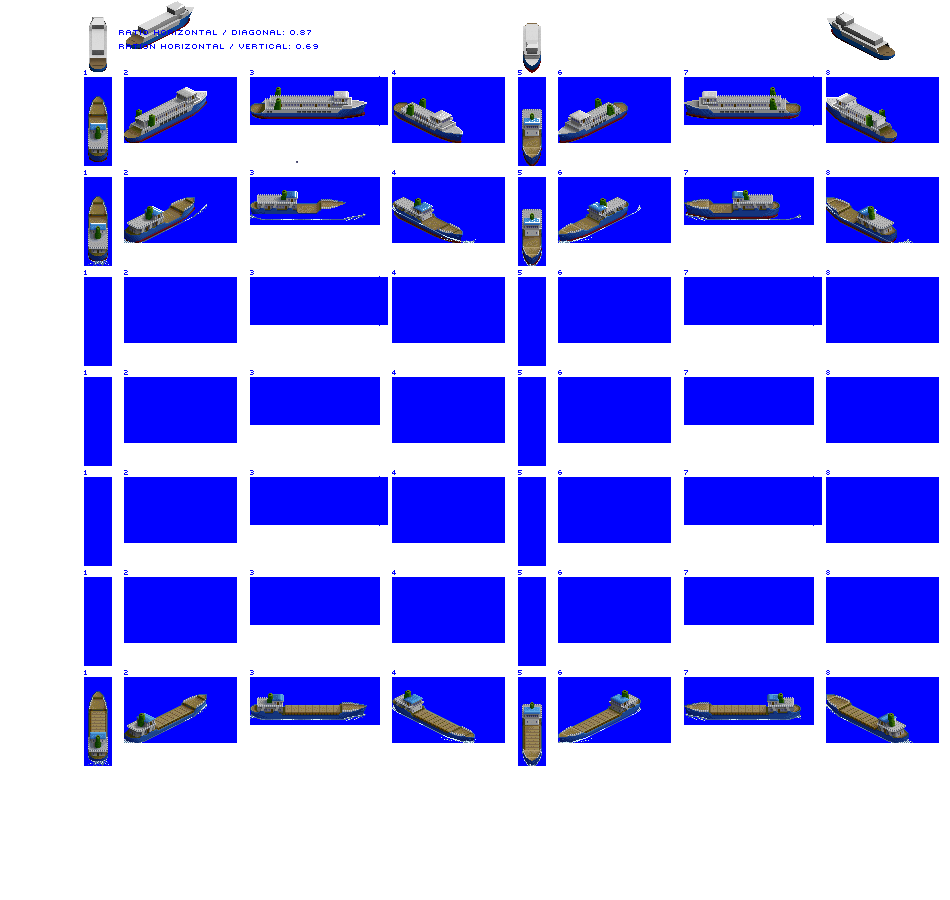
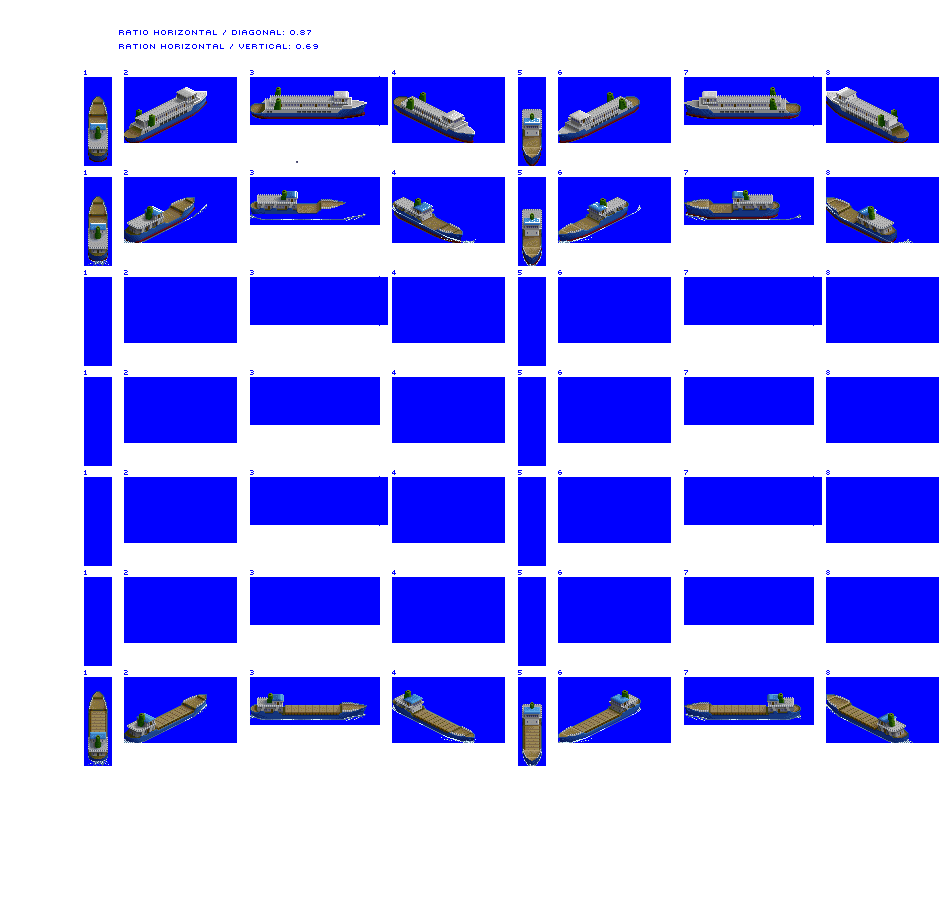
Layers edited between the first and the second 950px x 900px image:
painted on "Vehicle Ferry unloaded" over [89, 1, 909, 143]
